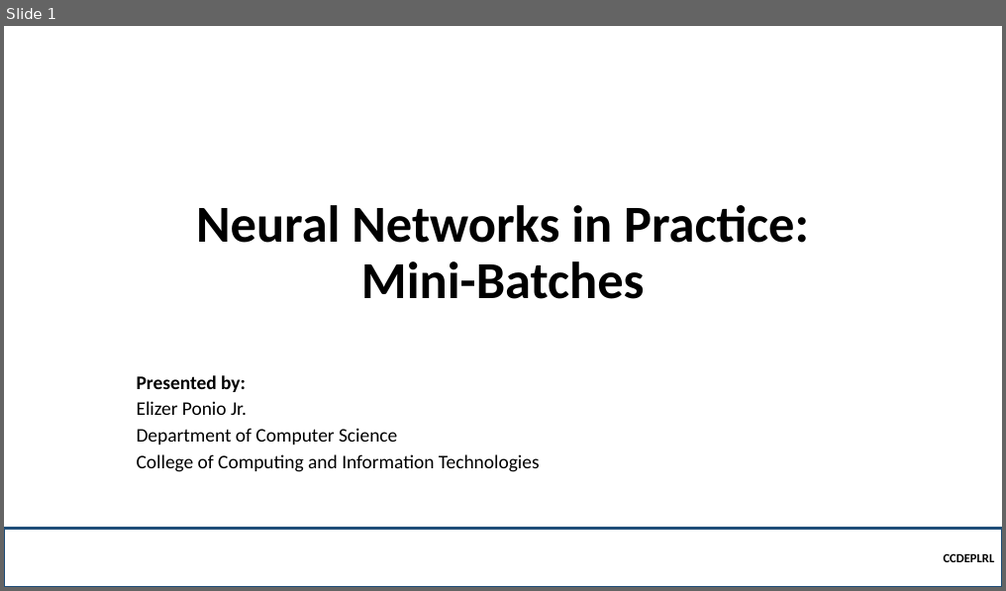
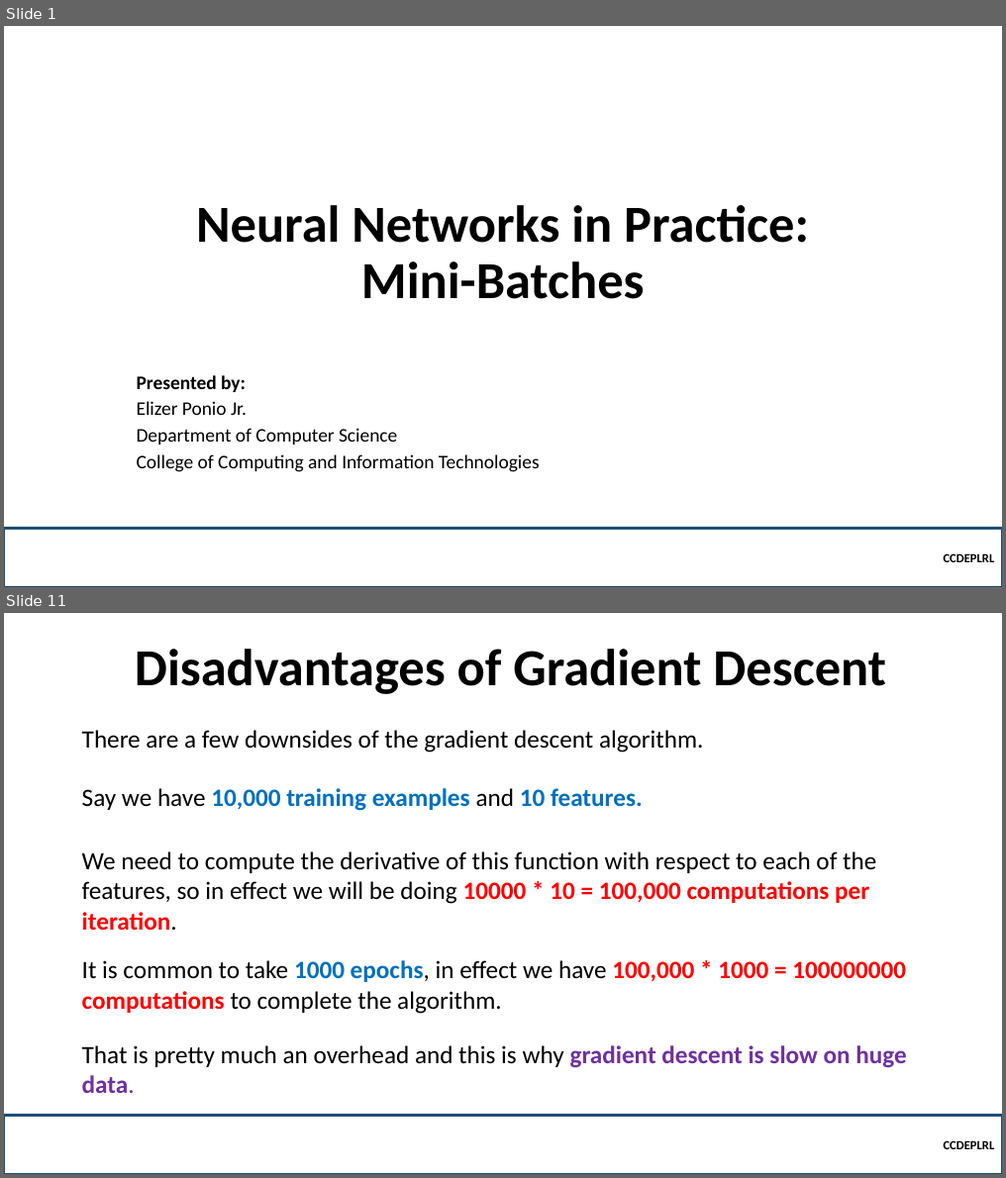
Before and after one commit to robitussin/CCDEPLRL, a slide deck: Week 3 - Neural Networks in Practice/Mini-Batches.pptx. Shown one above the other, each under a label of ours: slide 1 before the commit, slides 1 and 11 after it; the slides between them are not shown. The pictures are 1006x591 and 1006x1178 pixels, drawn with LibreOffice and Linux fonts; fonts in the diff are those of the drawing; background and template pictures are left out. Boxes give left, top, right and bottom in pixels: in the first picture for what was removed or moved away, otherwise in the second. Text is boxed around its words. In the diff, an @@ line names an element or a change of style, - is before the commit and + after.

```diff
--- a/Week 3 - Neural Networks in Practice/Mini-Batches.pptx
+++ b/Week 3 - Neural Networks in Practice/Mini-Batches.pptx
@@ slide 11 added at bbox=[4, 613, 1002, 1174], background picture (left out) @@
@@ title added at bbox=[135, 649, 886, 694], 50 pt, text #000000, bold @@
+Disadvantages of Gradient Descent
@@ text added at bbox=[82, 730, 704, 753], 24 pt, text #000000 @@
+There are a few downsides of the gradient descent algorithm.
@@ text added at bbox=[82, 788, 643, 811], 24 pt, text #0070C0, bold @@
+Say we have 10,000 training examples and 10 features.
@@ text added at bbox=[82, 852, 876, 930], 24 pt, text #000000 @@
+We need to compute the derivative of this function with respect to each of the features, so in effect we will be doing 10000 * 10 = 100,000 computations per iteration.
@@ text added at bbox=[82, 960, 906, 1014], 24 pt, text #000000 @@
+It is common to take 1000 epochs, in effect we have 100,000 * 1000 = 100000000 computations to complete the algorithm.
@@ text added at bbox=[82, 1046, 906, 1093], 24 pt, text #000000 @@
+That is pretty much an overhead and this is why gradient descent is slow on huge data.
@@ rectangle added at bbox=[4, 1115, 1002, 1174], outline #1F4E79 2.25 pt, 12 pt, text #000000, bold @@
+CCDEPLRL
```
Also in this commit, not shown: 9 slides changed, 6 other slides added, 1 other file.
